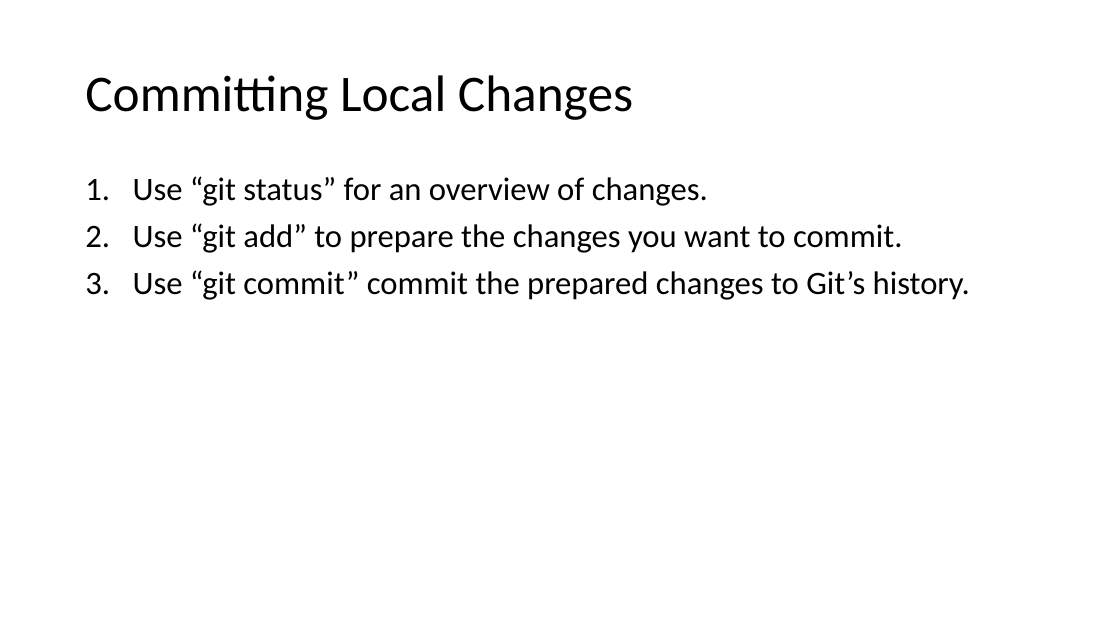
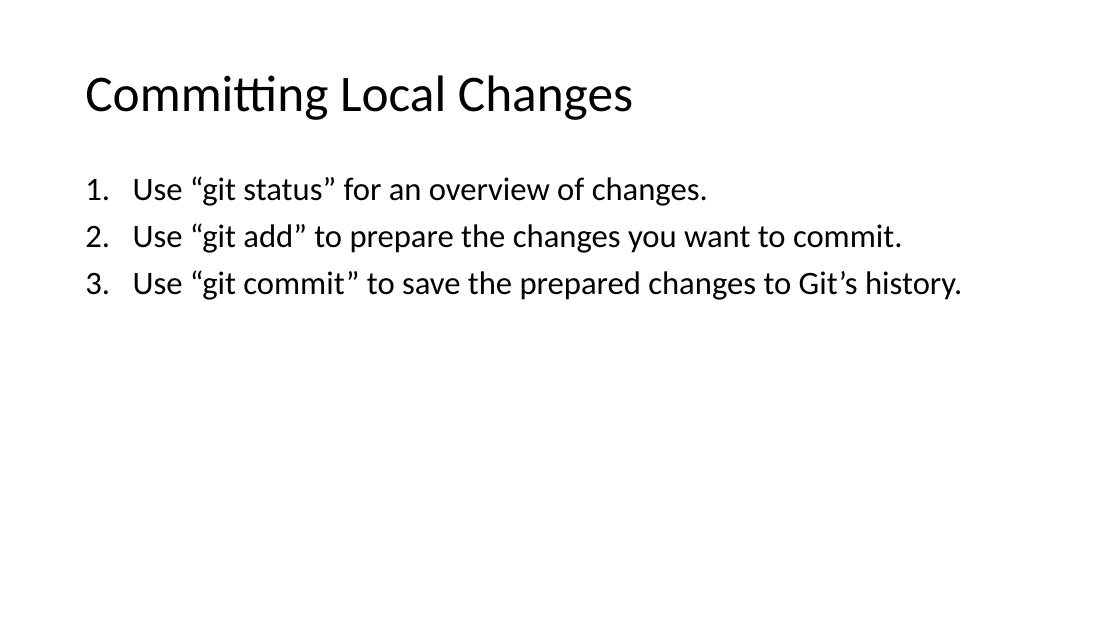
Before and after one commit to ryl/cybr406-2020, a slide deck: slide 8 of files/working-with-git-github.pptx. Drawn at 1120x630 pixels with LibreOffice and Linux fonts; fonts in the diff are those of the drawing. Boxes give left, top, right and bottom in pixels: in the first picture for what was removed or moved away, otherwise in the second. Text is boxed around its words. In the diff, an @@ line names an element or a change of style, - is before the commit and + after.

```diff
--- a/files/working-with-git-github.pptx
+++ b/files/working-with-git-github.pptx
@@ text at (133,270,962,300): text changed @@
-3. Use “git commit” commit the prepared changes to Git’s history.
+3. Use “git commit” to save the prepared changes to Git’s history.
```
Also in this commit, not shown: 4 other slides changed, 6 slides added, 1 slide removed.
